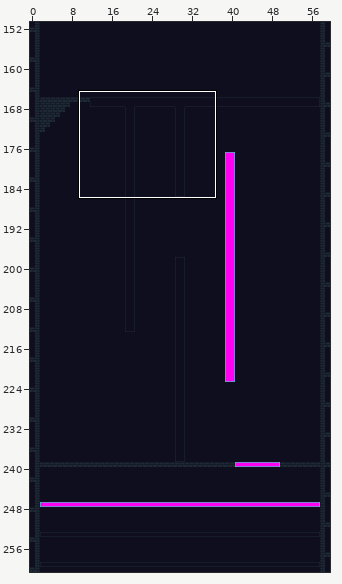
One commit to this Tiled map: assets/tiles/tilemap.tmx. Above: a wide view before the commit, with the close-up outlined.
Close-up. Old version:
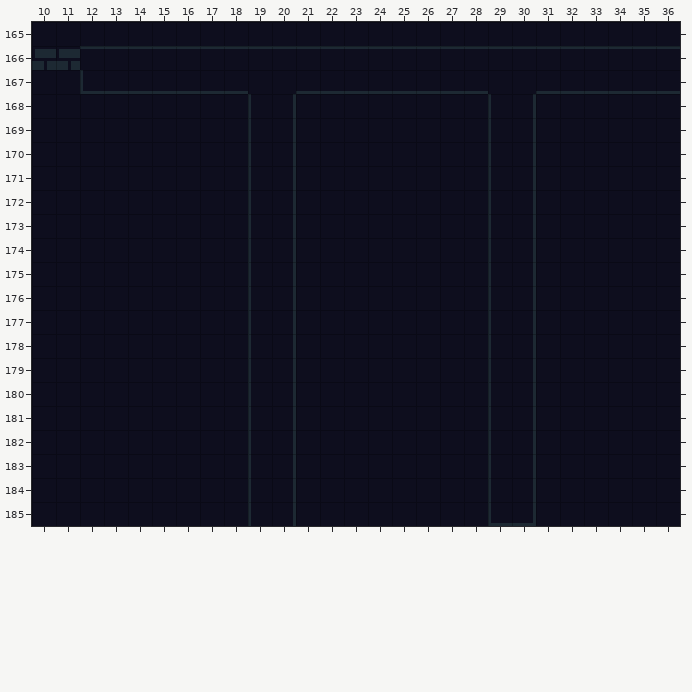
Cells are 8x8 px. Shown: x 10..36, y 165..185. The commit also changed other parts of the map, which this record leaves out.
After:
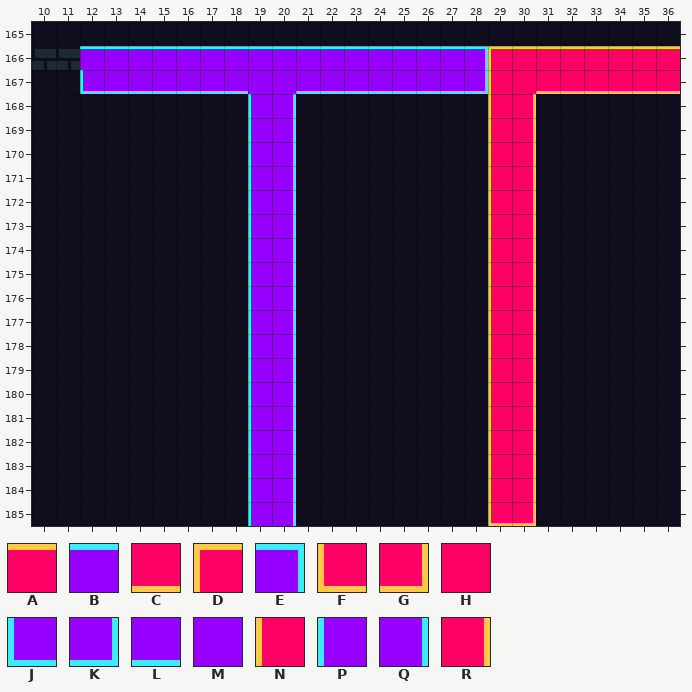
Key: from "tileset": A 17, B 38, C 81, D 264, E 283, F 328, G 331, H 337, J 346, K 347, L 351, M 359, N 584, P 602, Q 603, R 965.
_ is an empty cell.
Tiles of an added or newly shown layer are drawn over the layers below it.
Diff:
{"where": "layer \"Sunset\" (now shown)"}
{"y":166,"x":29,"old":"________","new":"DAAAAAAA"}
{"y":167,"x":29,"old":"________","new":"NHCCCCCC"}
{"y":168,"x":29,"old":"__","new":"NR"}
{"y":169,"x":29,"old":"__","new":"NR"}
{"y":170,"x":29,"old":"__","new":"NR"}
{"y":171,"x":29,"old":"__","new":"NR"}
{"y":172,"x":29,"old":"__","new":"NR"}
{"y":173,"x":29,"old":"__","new":"NR"}
{"y":174,"x":29,"old":"__","new":"NR"}
{"y":175,"x":29,"old":"__","new":"NR"}
{"y":176,"x":29,"old":"__","new":"NR"}
{"y":177,"x":29,"old":"__","new":"NR"}
{"y":178,"x":29,"old":"__","new":"NR"}
{"y":179,"x":29,"old":"__","new":"NR"}
{"y":180,"x":29,"old":"__","new":"NR"}
{"y":181,"x":29,"old":"__","new":"NR"}
{"y":182,"x":29,"old":"__","new":"NR"}
{"y":183,"x":29,"old":"__","new":"NR"}
{"y":184,"x":29,"old":"__","new":"NR"}
{"y":185,"x":29,"old":"__","new":"FG"}
{"where": "layer \"Skyway\" (now shown)"}
{"y":166,"x":12,"old":"_________________","new":"BBBBBBBBBBBBBBBBE"}
{"y":167,"x":12,"old":"_________________","new":"JLLLLLLMMLLLLLLLK"}
{"y":168,"x":19,"old":"__","new":"PQ"}
{"y":169,"x":19,"old":"__","new":"PQ"}
{"y":170,"x":19,"old":"__","new":"PQ"}
{"y":171,"x":19,"old":"__","new":"PQ"}
{"y":172,"x":19,"old":"__","new":"PQ"}
{"y":173,"x":19,"old":"__","new":"PQ"}
{"y":174,"x":19,"old":"__","new":"PQ"}
{"y":175,"x":19,"old":"__","new":"PQ"}
{"y":176,"x":19,"old":"__","new":"PQ"}
{"y":177,"x":19,"old":"__","new":"PQ"}
{"y":178,"x":19,"old":"__","new":"PQ"}
{"y":179,"x":19,"old":"__","new":"PQ"}
{"y":180,"x":19,"old":"__","new":"PQ"}
{"y":181,"x":19,"old":"__","new":"PQ"}
{"y":182,"x":19,"old":"__","new":"PQ"}
{"y":183,"x":19,"old":"__","new":"PQ"}
{"y":184,"x":19,"old":"__","new":"PQ"}
{"y":185,"x":19,"old":"__","new":"PQ"}
{"label":"added","picture_box":[80,46,680,526]}
